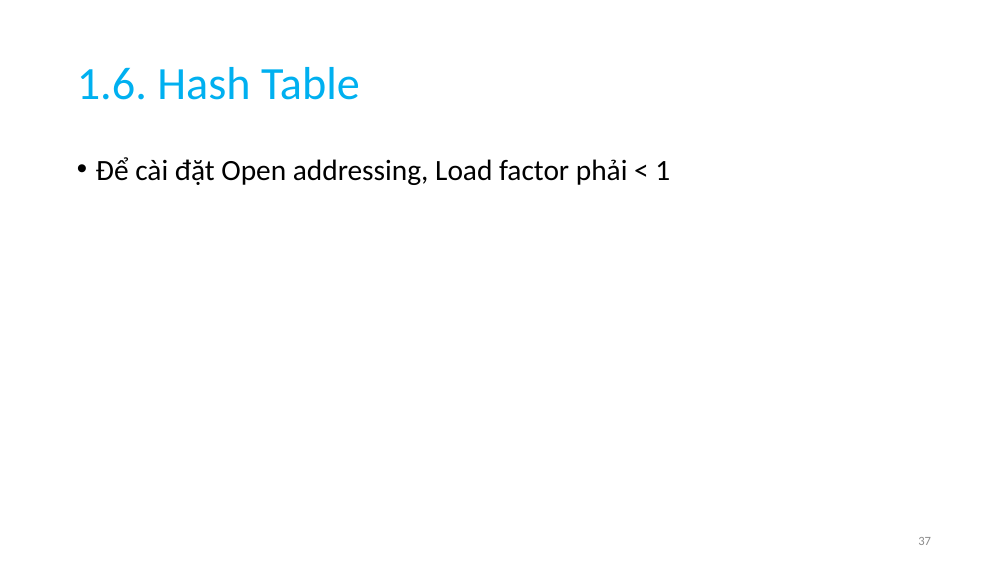
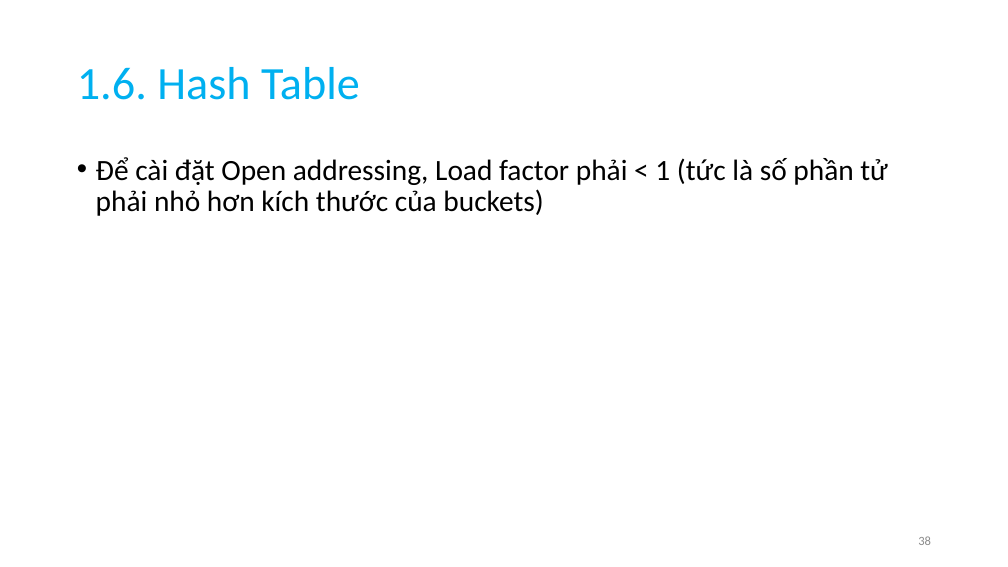
Before and after one commit to anhtuta/Notes, a slide deck: slide 38 of DSA.pptx (slide 37 before the commit). Drawn at 1008x567 pixels with LibreOffice and Linux fonts; fonts in the diff are those of the drawing. Boxes give left, top, right and bottom in pixels: in the first picture for what was removed or moved away, otherwise in the second. Text is boxed around its words. In the diff, an @@ line names an element or a change of style, - is before the commit and + after.

```diff
--- a/DSA.pptx
+++ b/DSA.pptx
@@ text at (96, 157, 888, 216): text changed @@
-• Để cài đặt Open addressing, Load factor phải < 1
+• Để cài đặt Open addressing, Load factor phải < 1 (tức là số phần tử phải nhỏ hơn kích thước của buckets)
@@ page number at (918, 536, 931, 545): text changed @@
-37
+38
```
Also in this commit, not shown: 20 other slides changed, 77 slides added, 2 slides removed.
